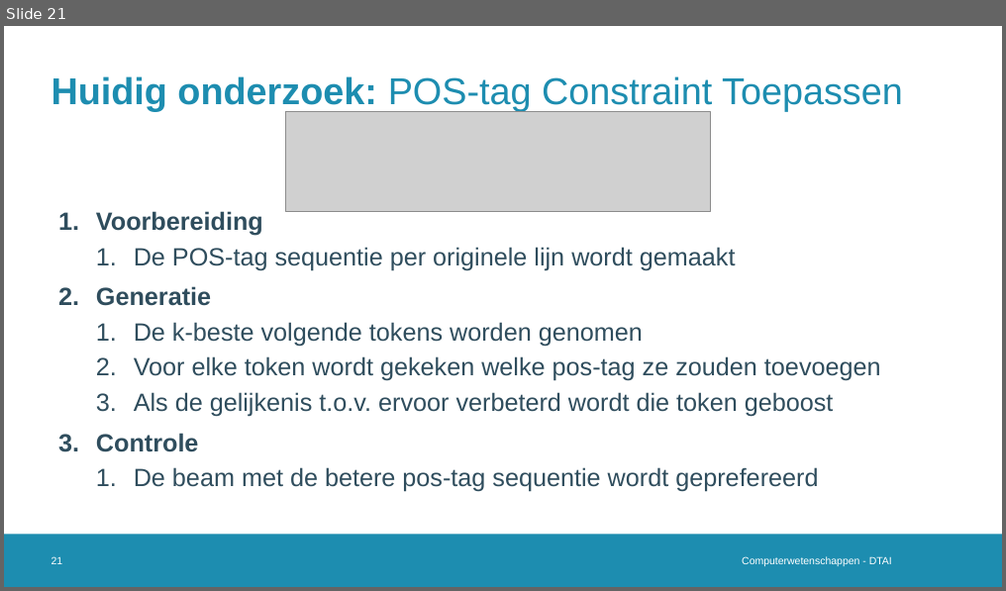
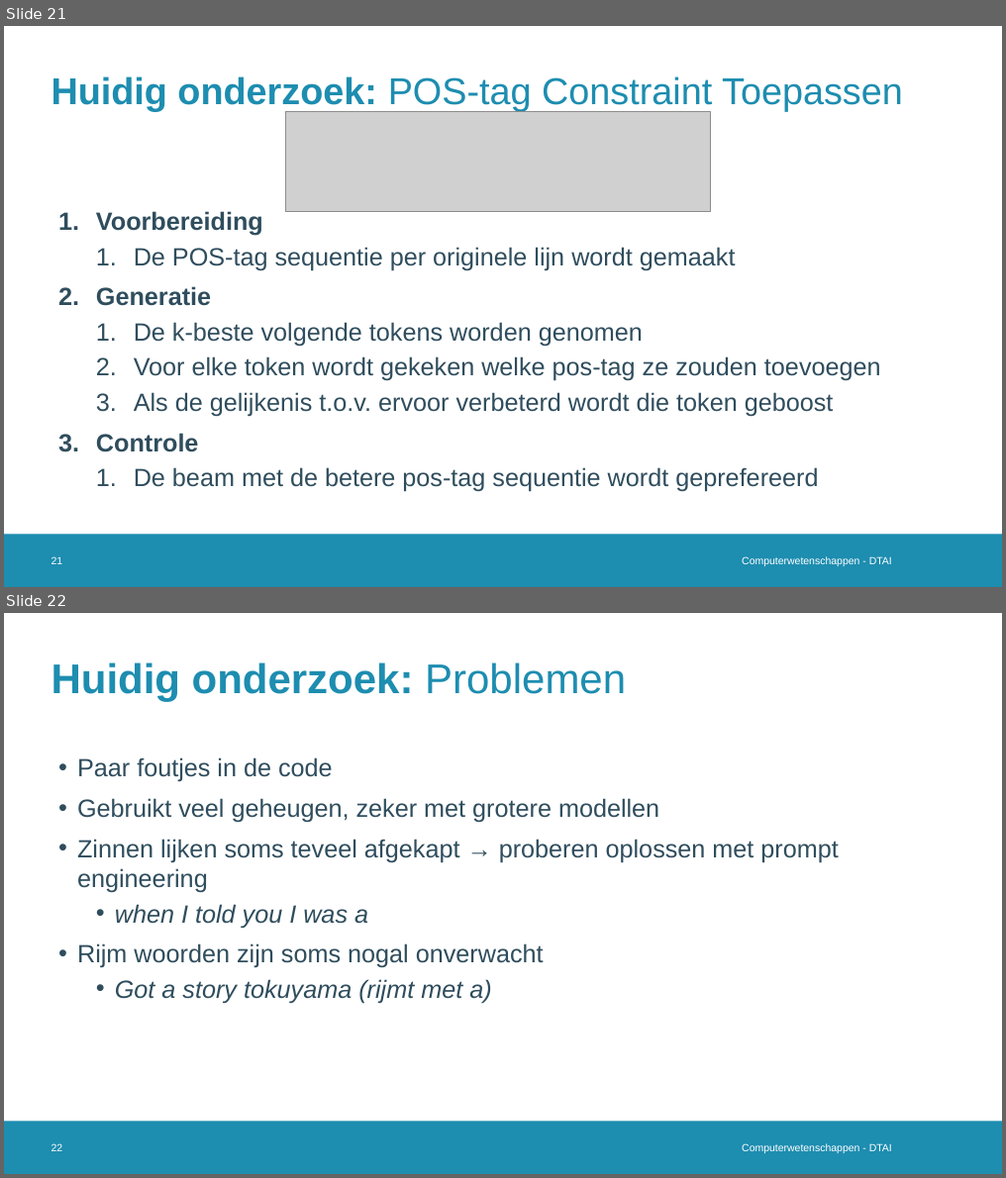
Before and after one commit to Alintermans/Thesis, a slide deck: Presentations/Third Intermediate Presentation/Presentation.pptx. Shown one above the other, each under a label of ours: slide 21 before the commit, slides 21 and 22 after it. The pictures are 1006x591 and 1006x1178 pixels, drawn with LibreOffice and Linux fonts; fonts in the diff are those of the drawing; grey boxes stand for pictures; background and template pictures are left out. Boxes give left, top, right and bottom in pixels: in the first picture for what was removed or moved away, otherwise in the second. Text is boxed around its words. In the diff, an @@ line names an element or a change of style, - is before the commit and + after.

```diff
--- a/Presentations/Third Intermediate Presentation/Presentation.pptx
+++ b/Presentations/Third Intermediate Presentation/Presentation.pptx
@@ slide 22 added at (x1=4, y1=613, x2=1002, y2=1174), background #FFFFFF; not listed: 1 template element that a slide beside it also shows @@
@@ title added at (x1=52, y1=663, x2=626, y2=702), 40 pt, text #1D8DB0, bold @@
+Huidig onderzoek: Problemen
@@ text added at (x1=77, y1=758, x2=838, y2=1004), 24 pt, text #2F4D5D @@
+• Paar foutjes in de code
+• Gebruikt veel geheugen, zeker met grotere modellen
+• Zinnen lijken soms teveel afgekapt → proberen oplossen met prompt engineering
+  • when I told you I was a
+• Rijm woorden zijn soms nogal onverwacht
+  • Got a story tokuyama (rijmt met a)
@@ page number added at (x1=52, y1=1144, x2=63, y2=1152), 10 pt, text #FFFFFF @@
+22
@@ text added at (x1=742, y1=1144, x2=892, y2=1154), 10 pt, text #FFFFFF @@
+Computerwetenschappen - DTAI
```
Also in this commit, not shown: 3 slides changed, 2 other files.
